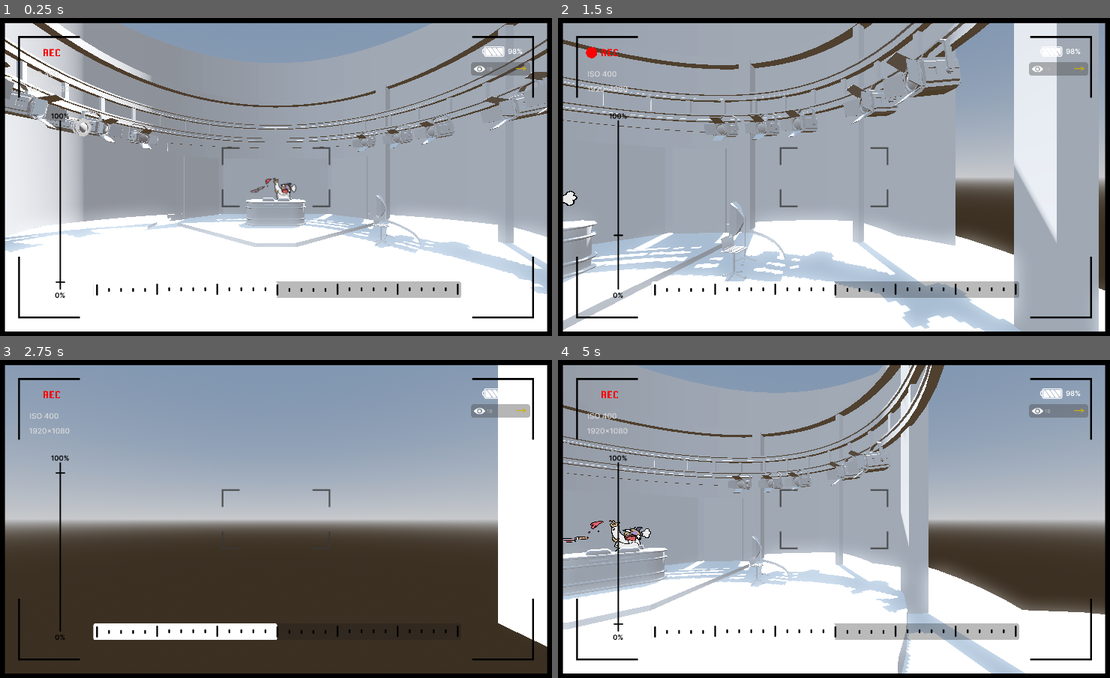
Above: before the commit, frames 1-4 (two rows, left to right).
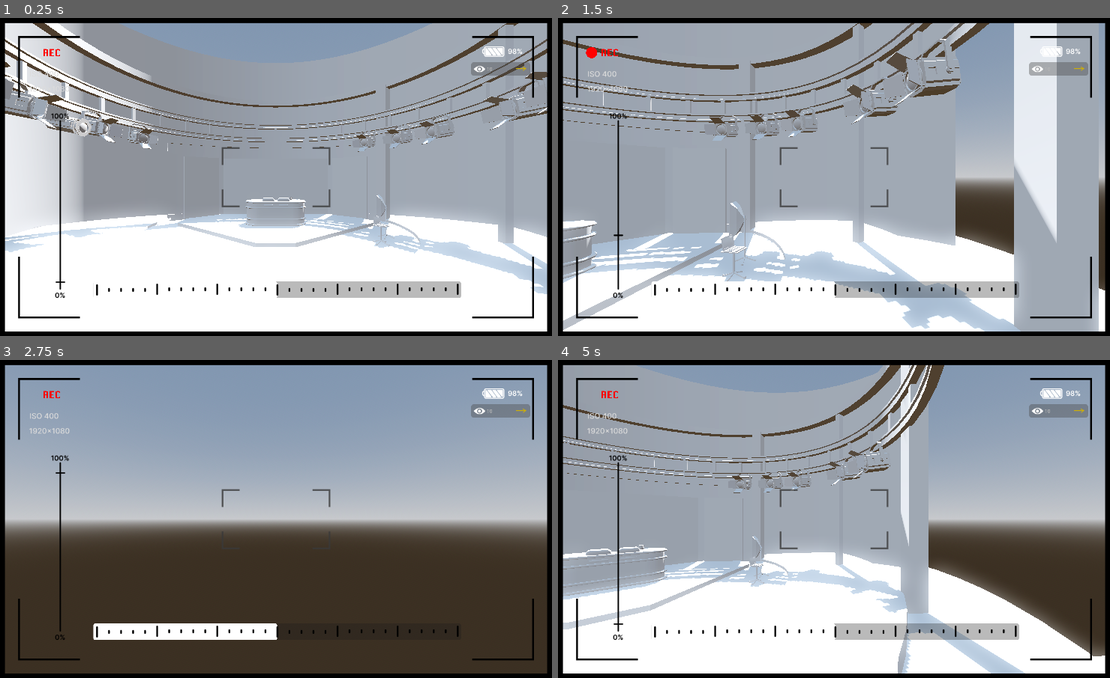
Above: after the commit, the same moments.

Repository: RyujinDraknir/GGJ-2024
Game: Godot game, scene res://scenes/main.tscn
The game is run twice, just before and just after one commit, with the same random seed, the same clock (stepped at 60 frames per second) and the same inputs.
Inputs (mouse positions are in pixels of both pictures, inside the frame that each line leads up to):
- Up to frame 1 (0.25 s): no input
- Up to frame 2 (1.5 s): move the mouse to (867, 173) at 0.52 s; press the mouse at (867, 173) at 0.53 s; hold D (right) 0.53-1.28 s; move the mouse to (800, 177) at 1.27 s; release the mouse at (800, 177) at 1.28 s; hold A (left) from 1.28 s (still down); click (800, 177) at 1.35 s
- Up to frame 3 (2.75 s): move the mouse to (292, 512) at 2.02 s; release A (left) at 2.03 s; press the mouse at (292, 512) at 2.03 s; hold D (right) from 2.03 s (still down)
- Up to frame 4 (5 s): move the mouse to (828, 525) at 2.77 s; release the mouse at (828, 525) at 2.78 s; click (828, 525) at 2.85 s; move the mouse to (878, 522) at 3.52 s; release D (right) at 3.53 s; press the mouse at (878, 522) at 3.53 s; hold A (left) from 3.53 s (still down); move the mouse to (789, 515) at 4.27 s; release the mouse at (789, 515) at 4.28 s; click (789, 515) at 4.35 s

The runs differ from the first frame. In frame 1, 0.2% of the frame differs, in the area x 45-54%, y 50-58%; in frame 2, less than 0.1%; in frame 3, 7.5%, in the area x 90-100%, y 1-91%; in frame 4, 1.8%.

Commit message:
moved cuisto

Diff:
--- a/prefabScenes/player.tscn
+++ b/prefabScenes/player.tscn
@@ -9,7 +9,7 @@
 [ext_resource type="PackedScene" uid="uid://du251lp8qktqv" path="res://prefabScenes/state_component.tscn" id="4_ablc5"]
 
 [sub_resource type="CylinderShape3D" id="CylinderShape3D_nm5an"]
-height = 10.0
+height = 6.0
 radius = 0.7
 
 [node name="Player" type="CharacterBody3D"]
@@ -21,7 +21,7 @@
 near = 0.001
 
 [node name="ShapeCast3D" type="ShapeCast3D" parent="Pivot/Camera3D"]
-transform = Transform3D(1, 0, 0, 0, -4.37114e-08, -1, 0, 1, -4.37114e-08, 0, 0, -5)
+transform = Transform3D(1, 0, 0, 0, -4.37114e-08, -1, 0, 1, -4.37114e-08, 0, 0, -3)
 shape = SubResource("CylinderShape3D_nm5an")
 target_position = Vector3(0, 0, 0)
 
--- a/scenes/main.tscn
+++ b/scenes/main.tscn
@@ -56,10 +56,10 @@
 script = SubResource("GDScript_3mg7h")
 
 [node name="Npc" parent="." instance=ExtResource("5_ysyir")]
-transform = Transform3D(0.15, 0, 0, 0, 0.15, 0, 0, 0, 0.15, -0.2, -0.5, -10.1)
+transform = Transform3D(-0.15, 0, -1.31134e-08, 0, 0.15, 0, 1.31134e-08, 0, -0.15, 0.0396049, -0.646181, 8.9)
 sprite_frames = ExtResource("6_ywrlg")
 autoplay = "default"
 isBad = true
 
 [node name="Kitchen_Test" parent="." instance=ExtResource("5_2xt1e")]
-transform = Transform3D(-0.75, 0, -6.55671e-08, 0, 0.75, 0, 6.55671e-08, 0, -0.75, 0, -2, 5.634)
+transform = Transform3D(-0.75, 0, -6.55671e-08, 0, 0.75, 0, 6.55671e-08, 0, -0.75, 0, -2, 8)
